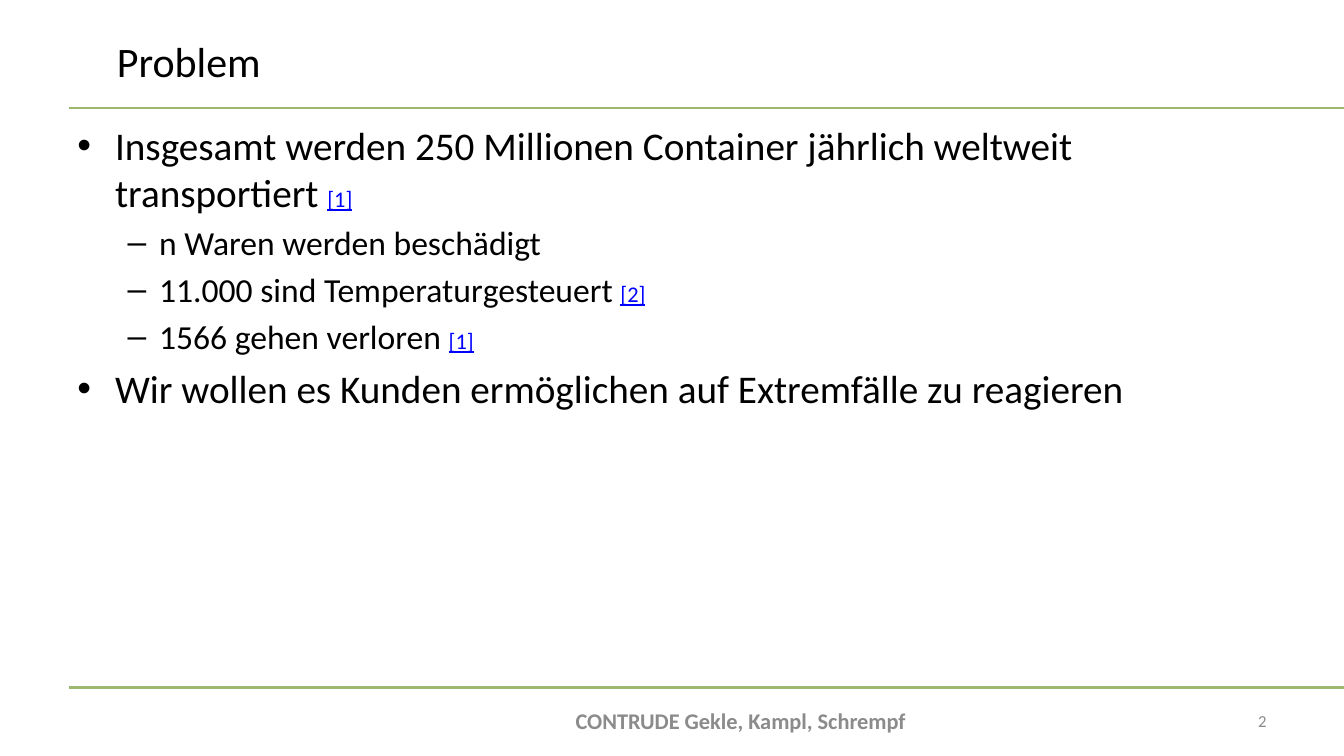
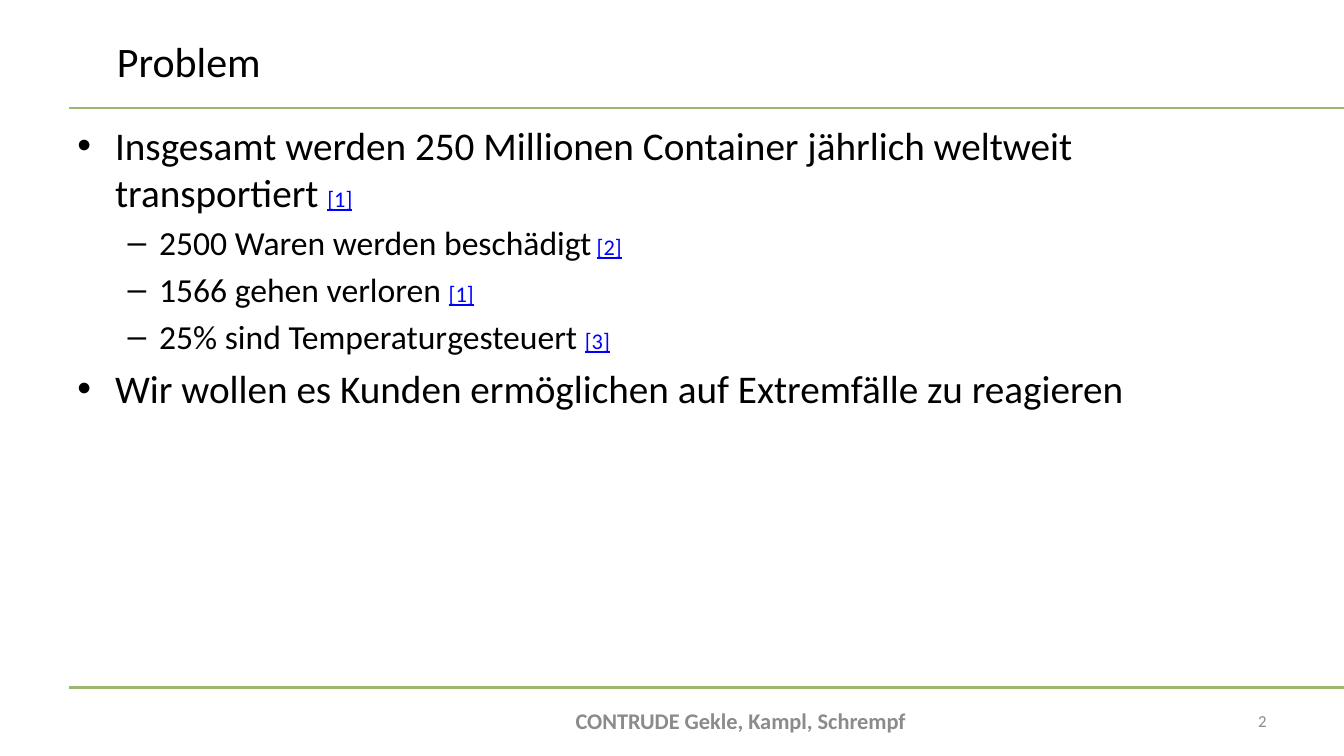
Before and after one commit to bitsneak/Contrude, a slide deck: slide 2 of Diplomarbeit/doc/Presentations/DA-Präsentation2024_Erstpräsentation.pptx. Drawn at 1344x756 pixels with LibreOffice and Linux fonts; fonts in the diff are those of the drawing; background and template pictures are left out. Boxes give left, top, right and bottom in pixels: in the first picture for what was removed or moved away, otherwise in the second. Text is boxed around its words. In the diff, an @@ line names an element or a change of style, - is before the commit and + after.

```diff
--- a/Diplomarbeit/doc/Presentations/DA-Präsentation2024_Erstpräsentation.pptx
+++ b/Diplomarbeit/doc/Presentations/DA-Präsentation2024_Erstpräsentation.pptx
@@ text at box(159, 231, 622, 261): text changed @@
-  – n Waren werden beschädigt
-  – 11.000 sind Temperaturgesteuert [2]
+  – 2500 Waren werden beschädigt [2]
@@ text at box(159, 325, 610, 355): paragraph added @@
+  – 25% sind Temperaturgesteuert [3]
```
Also in this commit, not shown: 8 other slides changed, 2 other files.
